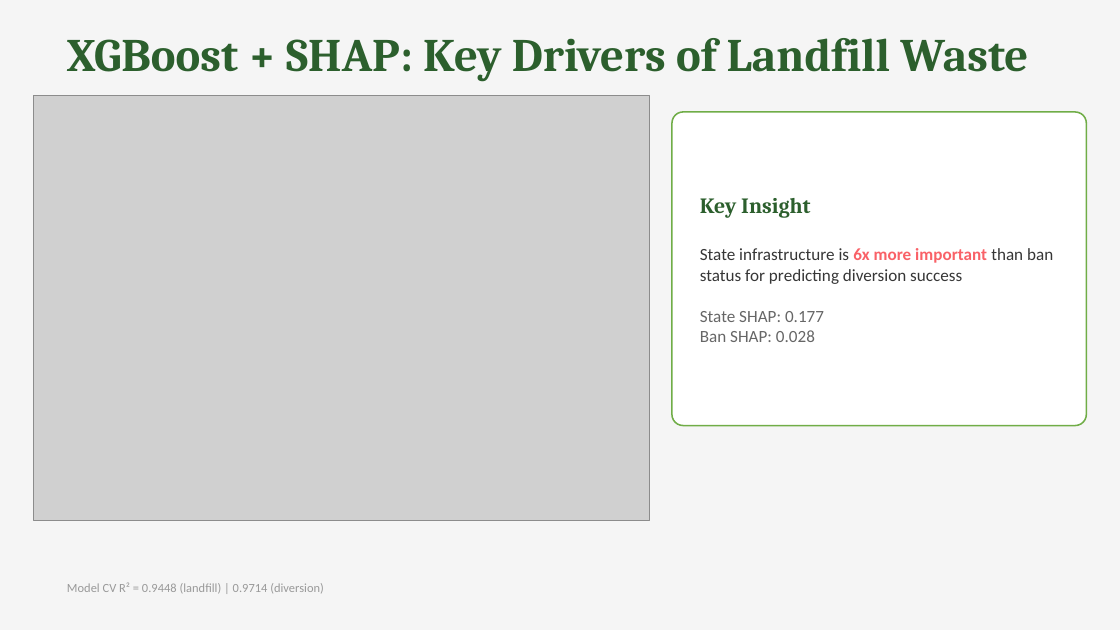
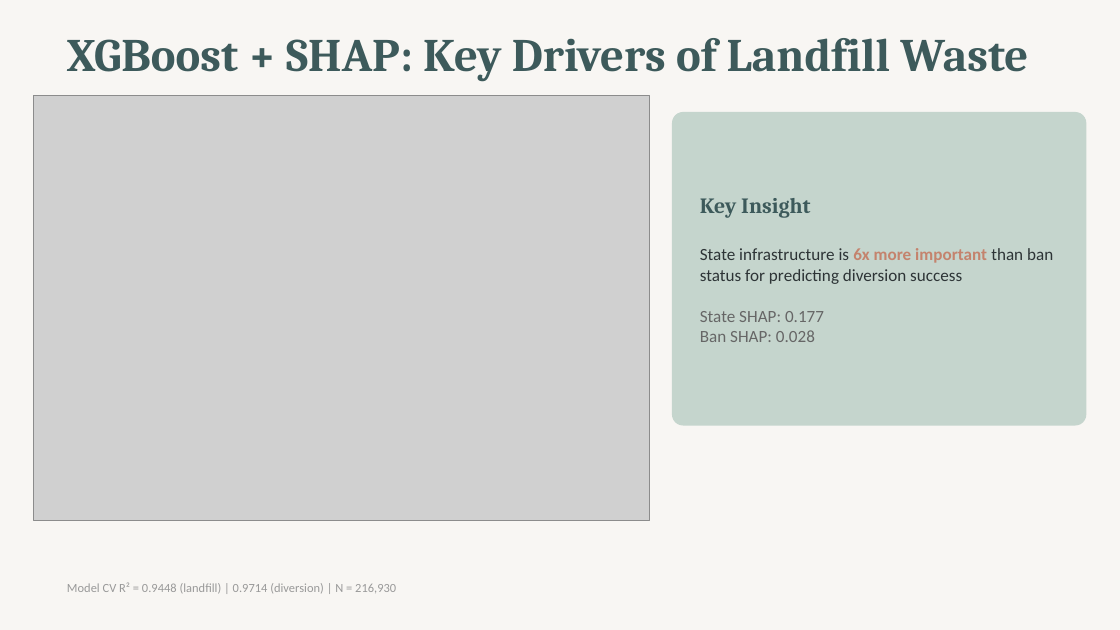
Before and after one commit to Asbetos/Datathon-Spring-2026, a slide deck: slide 9 of outputs/final/presentation.pptx. Drawn at 1120x630 pixels with LibreOffice and Linux fonts; fonts in the diff are those of the drawing; grey boxes stand for pictures. Boxes give left, top, right and bottom in pixels: in the first picture for what was removed or moved away, otherwise in the second. Text is boxed around its words. In the diff, an @@ line names an element or a change of style, - is before the commit and + after.

```diff
--- a/outputs/final/presentation.pptx
+++ b/outputs/final/presentation.pptx
@@ background #F5F5F5 to #F8F6F3 @@
@@ text "XGBoost + SHAP: Key Drivers ..." at (67,38,1028,82): text colour #2C5F2D to #3D5A5B @@
@@ rounded rectangle at (672,112,1086,426): fill #FFFFFF to #C5D5CD; outline #70AD47 1 pt to none @@
@@ text at (700,198,1053,322): text colour #2C5F2D to #3D5A5B in "Key Insight"; text colour #363636 to #2D3436 in "State infrastructure is than ban status for ..."; text colour #F96167 to #C4836D in "6x more important" @@
@@ text at (67,582,396,594): text changed @@
-Model CV R² = 0.9448 (landfill) | 0.9714 (diversion)
+Model CV R² = 0.9448 (landfill) | 0.9714 (diversion) | N = 216,930
```
Also in this commit, not shown: 16 other slides changed, 35 other files.
